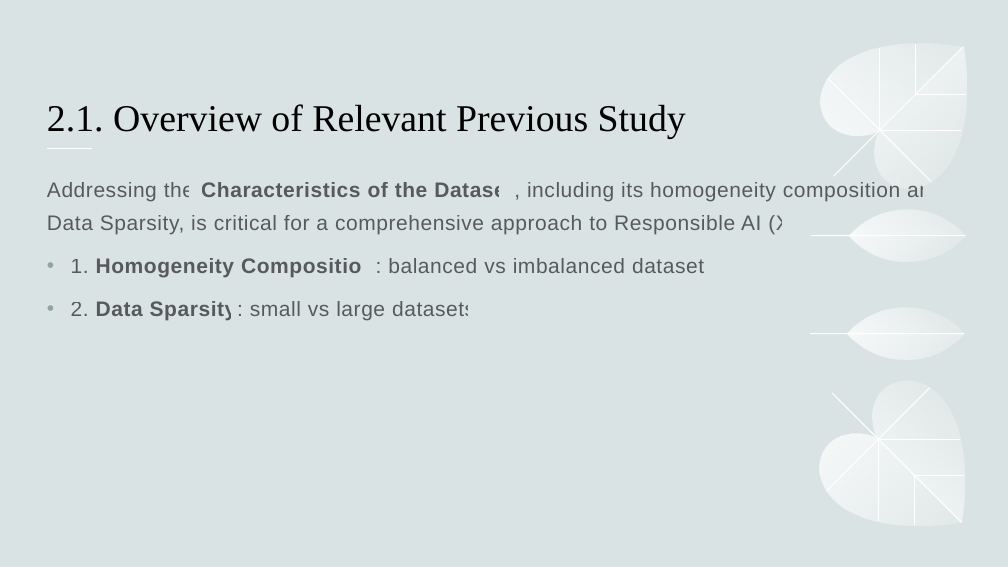
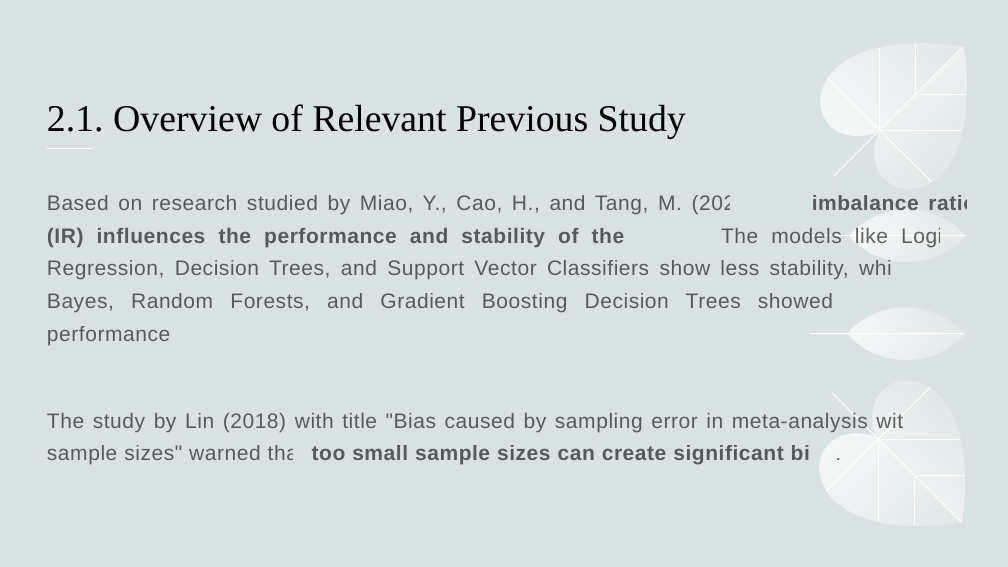
Before and after one commit to hennypurwadi/Imbalanced-or-Balanced-Dataset-Composition, a slide deck: slide 8 of 202370140_XAI_Presentation_1.pptx. Drawn at 1008x567 pixels with LibreOffice and Linux fonts; fonts in the diff are those of the drawing. Boxes give left, top, right and bottom in pixels: in the first picture for what was removed or moved away, otherwise in the second. Text is boxed around its words. In the diff, an @@ line names an element or a change of style, - is before the commit and + after.

```diff
--- a/202370140_XAI_Presentation_1.pptx
+++ b/202370140_XAI_Presentation_1.pptx
@@ text at box(47, 195, 976, 465): text changed @@
-Addressing the Characteristics of the Dataset, including its homogeneity composition and Data Sparsity, is critical for a comprehensive approach to Responsible AI (XAI).
-• 1. Homogeneity Composition: balanced vs imbalanced datasets.
-• 2. Data Sparsity: small vs large datasets.
+Based on research studied by Miao, Y., Cao, H., and Tang, M. (2022), the imbalance ratio (IR) influences the performance and stability of the model. The models like Logistic Regression, Decision Trees, and Support Vector Classifiers show less stability, while Naive Bayes, Random Forests, and Gradient Boosting Decision Trees showed more stable performance.
+The study by Lin (2018) with title "Bias caused by sampling error in meta-analysis with small sample sizes" warned that too small sample sizes can create significant bias.
```
Also in this commit, not shown: 6 other slides changed, 2 other files.
